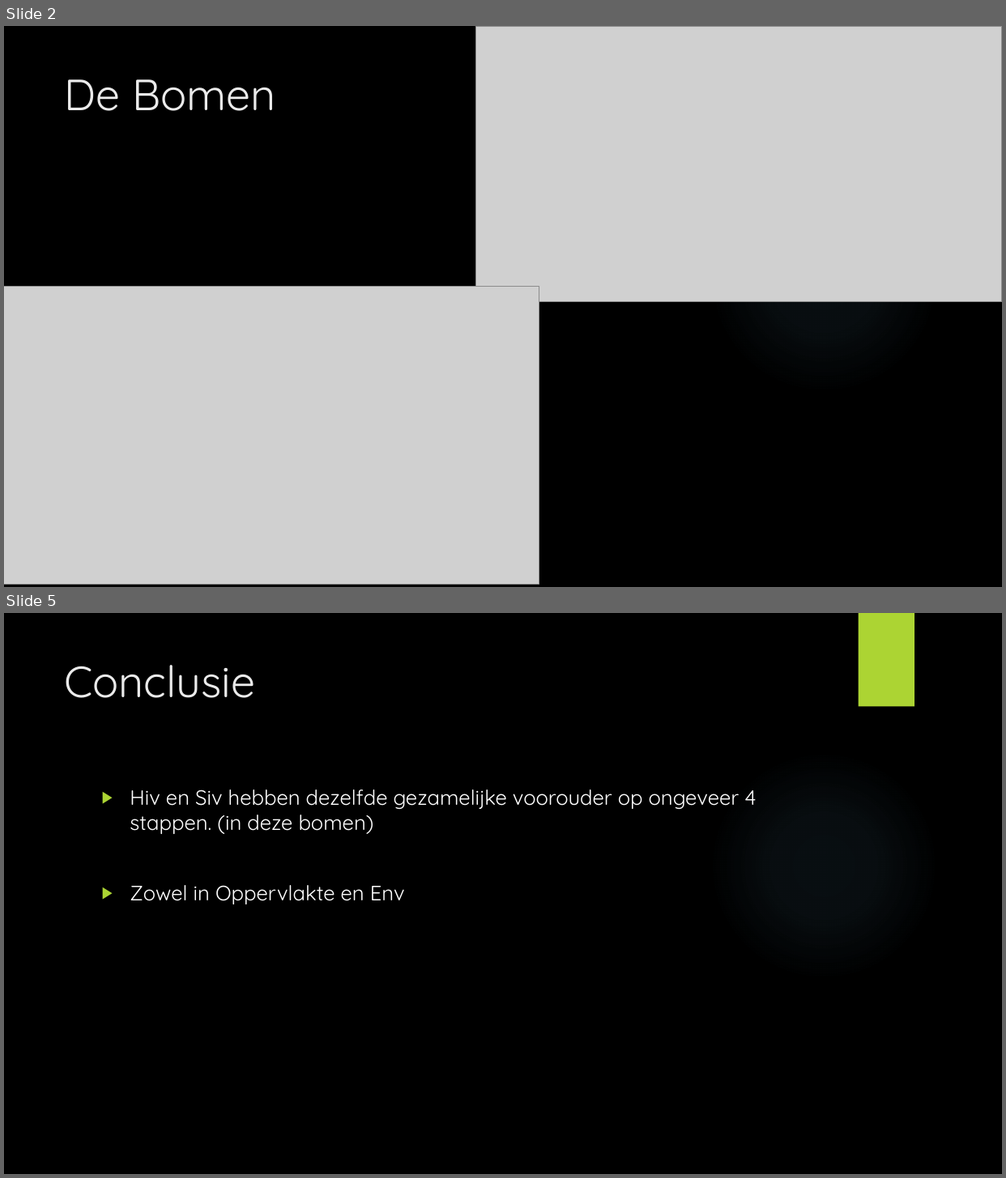
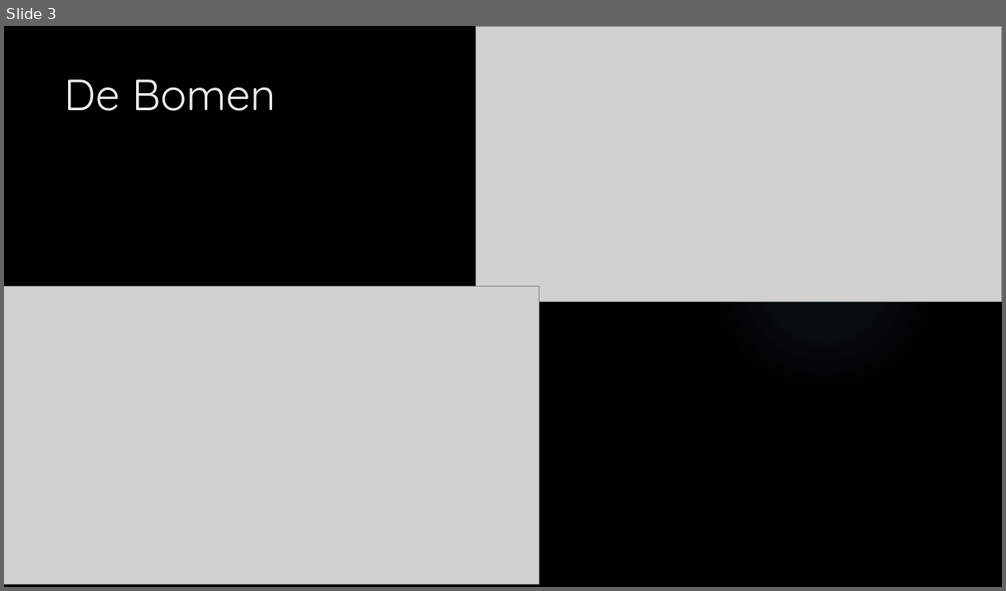
Before and after one commit to silvappeldoorn/groep-5, a slide deck: Groep 5 week 6.pptx. Shown one above the other, each under a label of ours: slides 2 and 5 before the commit, slide 3 after it; the slides between them are not shown. The pictures are 1006x1178 and 1006x591 pixels, drawn with LibreOffice and Linux fonts; fonts in the diff are those of the drawing; grey boxes stand for pictures; background and template pictures are left out. Boxes give left, top, right and bottom in pixels: in the first picture for what was removed or moved away, otherwise in the second. Text is boxed around its words. In the diff, an @@ line names an element or a change of style, - is before the commit and + after.

```diff
--- a/Groep 5 week 6.pptx
+++ b/Groep 5 week 6.pptx
@@ slide 5 removed at (4, 613, 1002, 1174), background picture (left out); not listed: 2 template elements that a slide beside it also shows @@
@@ title removed at (65, 665, 256, 698) @@
-Conclusie
@@ text removed at (130, 790, 756, 905) @@
-▶ Hiv en Siv hebben dezelfde gezamelijke voorouder op ongeveer 4 stappen. (in deze bomen)
-▶ Zowel in Oppervlakte en Env
@@ what was slide 2 is now slide 3 @@
```
Also in this commit, not shown: 1 slide changed, 4 slides added, 2 other slides removed.
